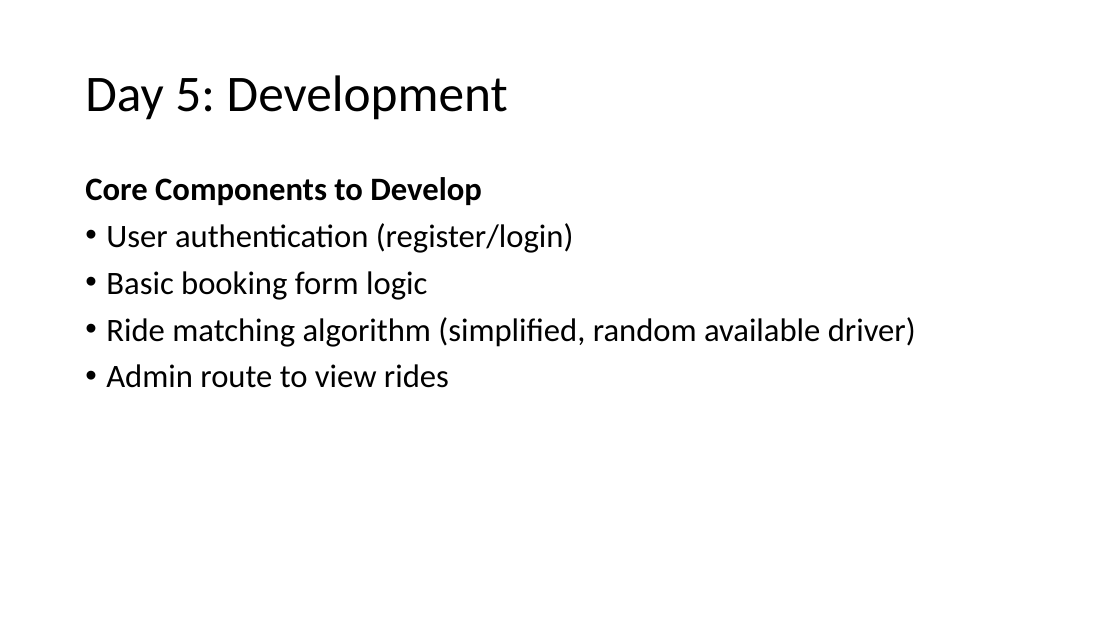
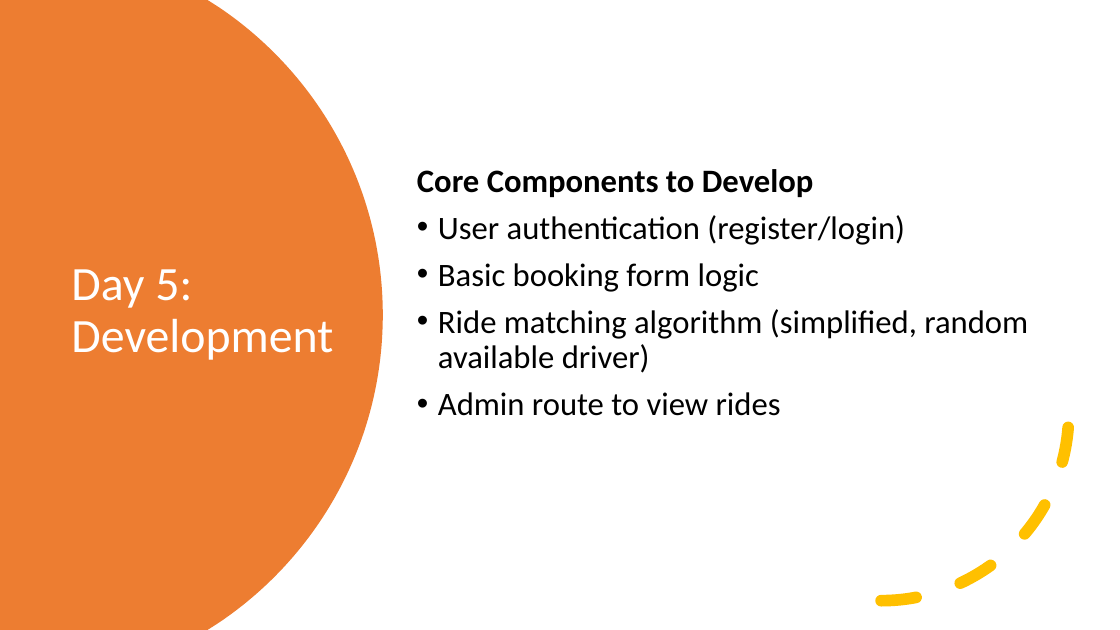
Before and after one commit to CheetoBuri/ProposalForSmartRide, a slide deck: slide 15 of Smartride proposal.pptx. Drawn at 1120x630 pixels with LibreOffice and Linux fonts; fonts in the diff are those of the drawing. Boxes give left, top, right and bottom in pixels: in the first picture for what was removed or moved away, otherwise in the second. Text is boxed around its words. In the diff, an @@ line names an element or a change of style, - is before the commit and + after.

```diff
--- a/Smartride proposal.pptx
+++ b/Smartride proposal.pptx
@@ freeform shape added at bbox=[0, 0, 383, 630], fill #ED7D31 @@
@@ text "Core Components to Develop": place and size @@
-text "Core Components to Develop" at bbox=[85, 177, 916, 388]
+text "Core Components to Develop" at bbox=[417, 169, 1028, 416]
@@ text "Core Components to Develop" at bbox=[417, 169, 1028, 416]: vertical alignment top to middle @@
@@ title "Day 5: Development": place and size @@
-title "Day 5: Development" at bbox=[85, 75, 508, 120]
+title "Day 5: Development" at bbox=[71, 269, 333, 360]
@@ title "Day 5: Development" at bbox=[71, 269, 333, 360]: size 44 to 41 pt, text colour #000000 to #FFFFFF @@
@@ arc (boxed as its full ellipse) added at bbox=[694, 226, 1070, 602], outline #FFC000 10 pt dashed @@
```
Also in this commit, not shown: 16 other slides changed.
